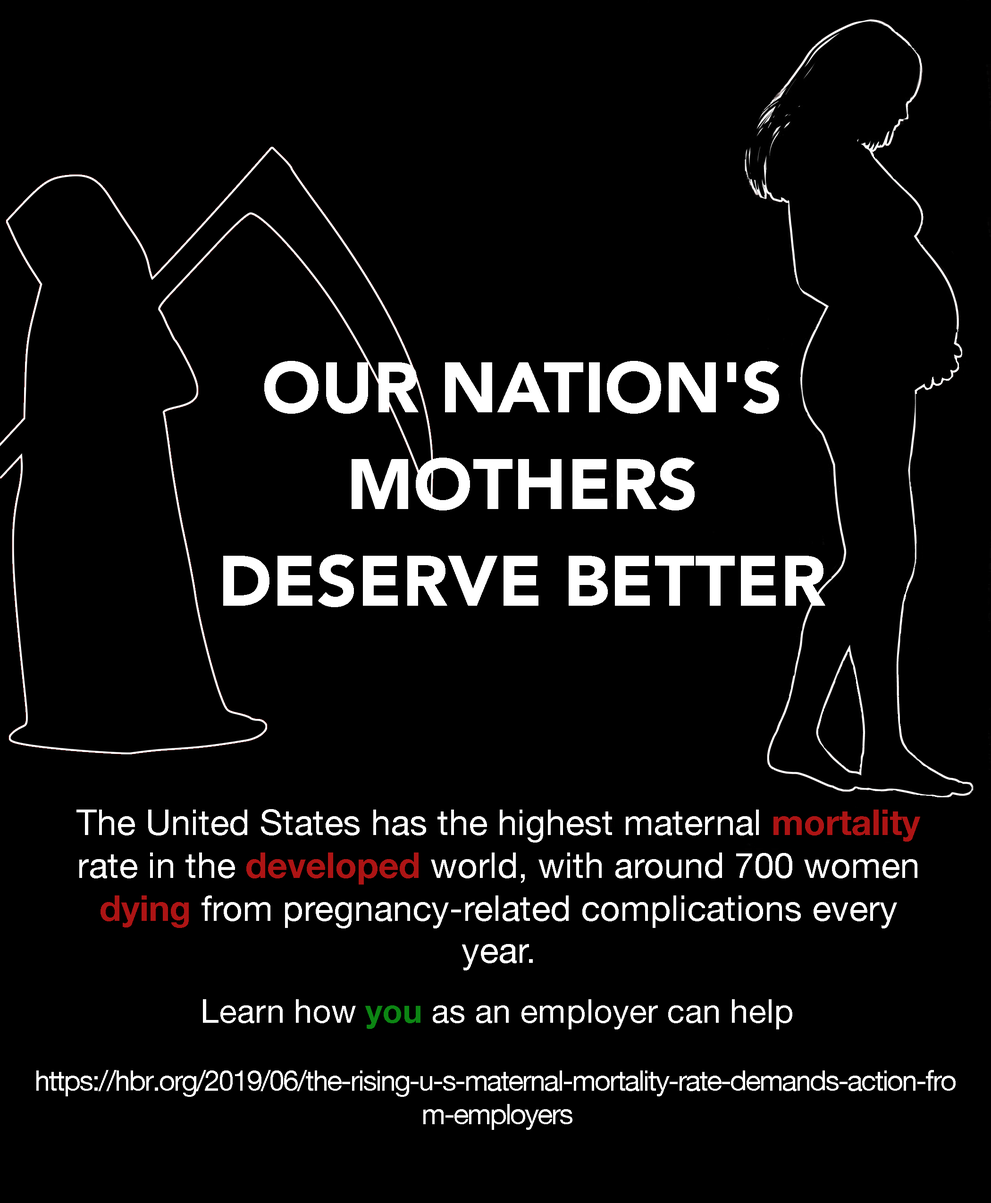
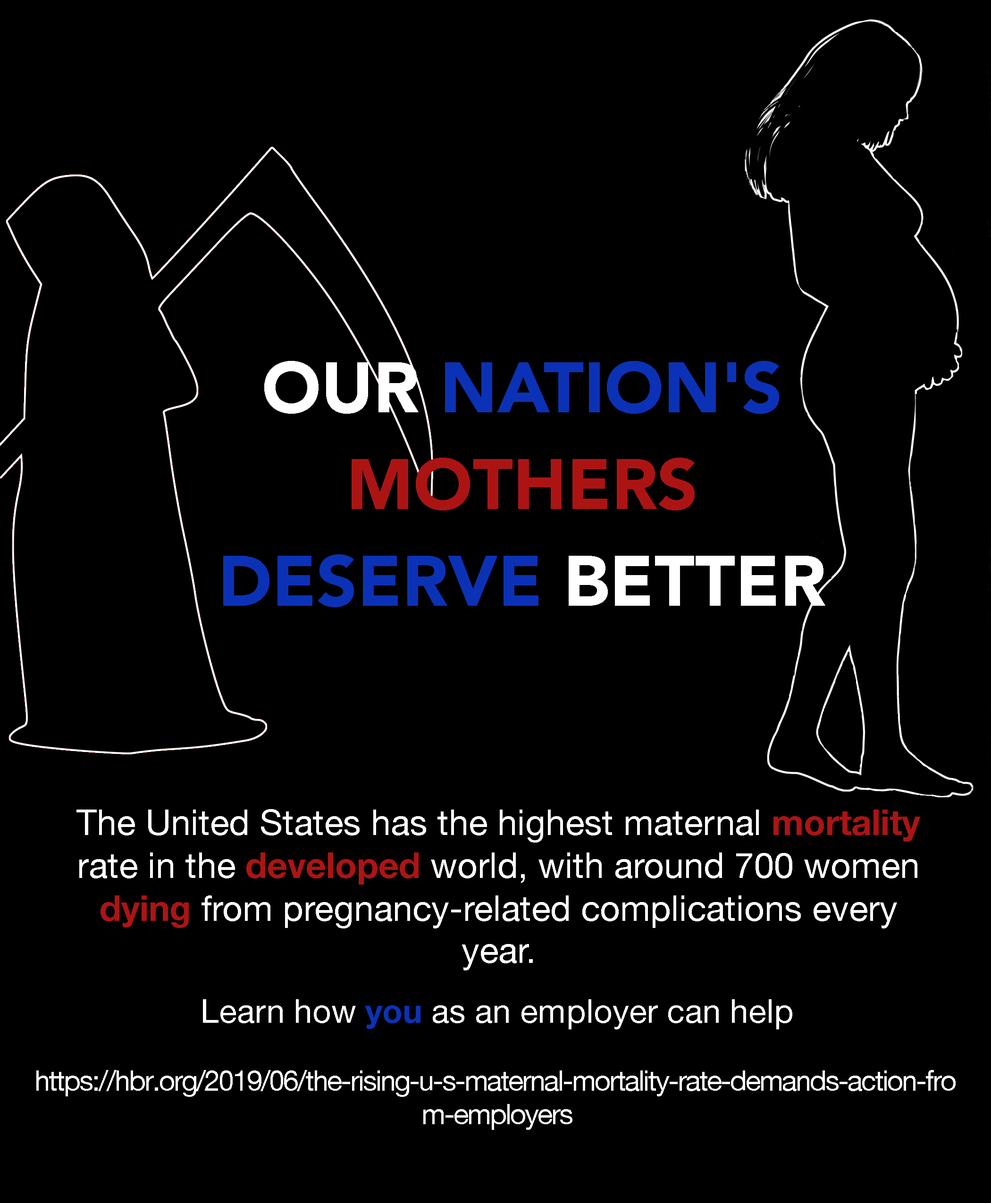
Comparing the layer stacks of the two 991×1203 images. Changes:
painted on "..." over [left=365, top=1005, right=421, bottom=1029]
painted on "OUR NATION'S MOTHERS DESERVE B..." over [left=223, top=360, right=779, bottom=608]
